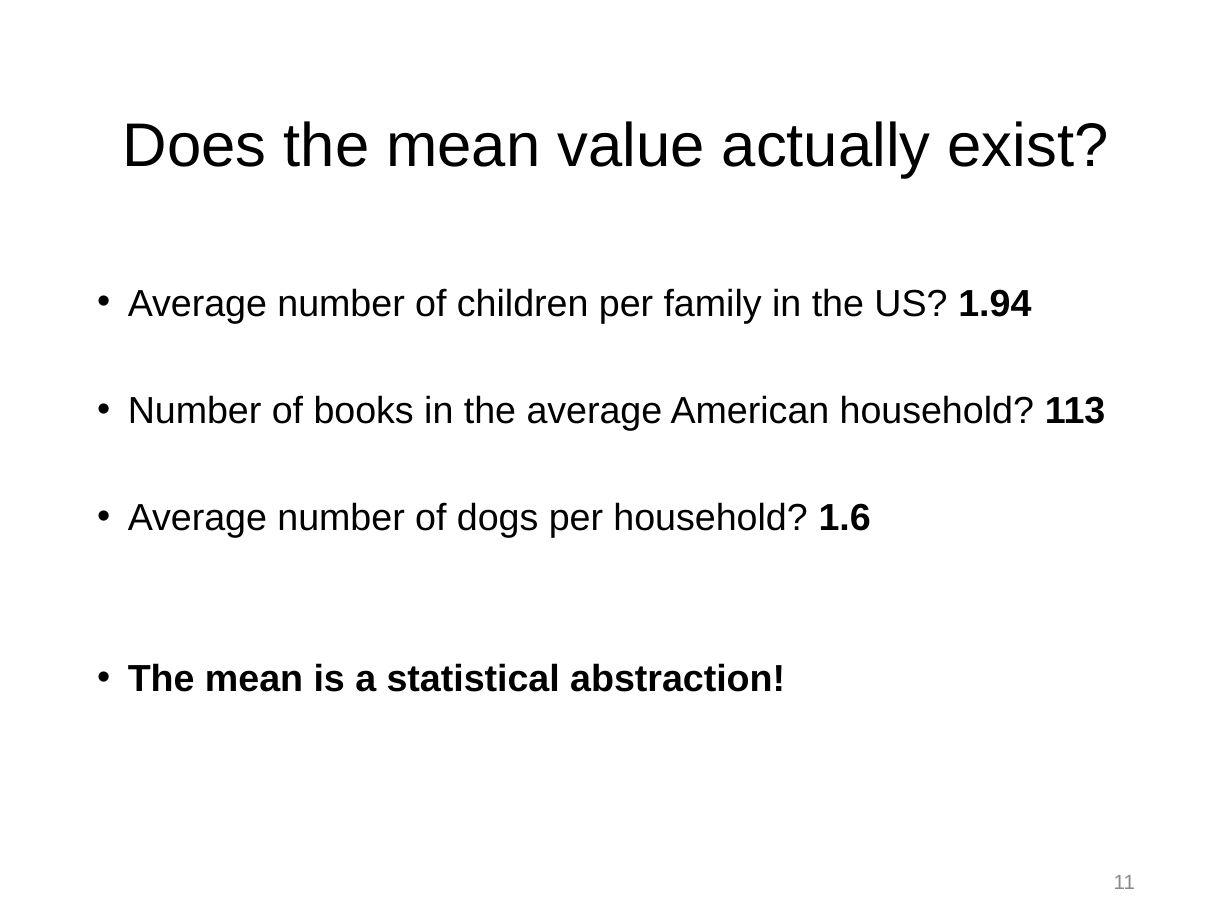
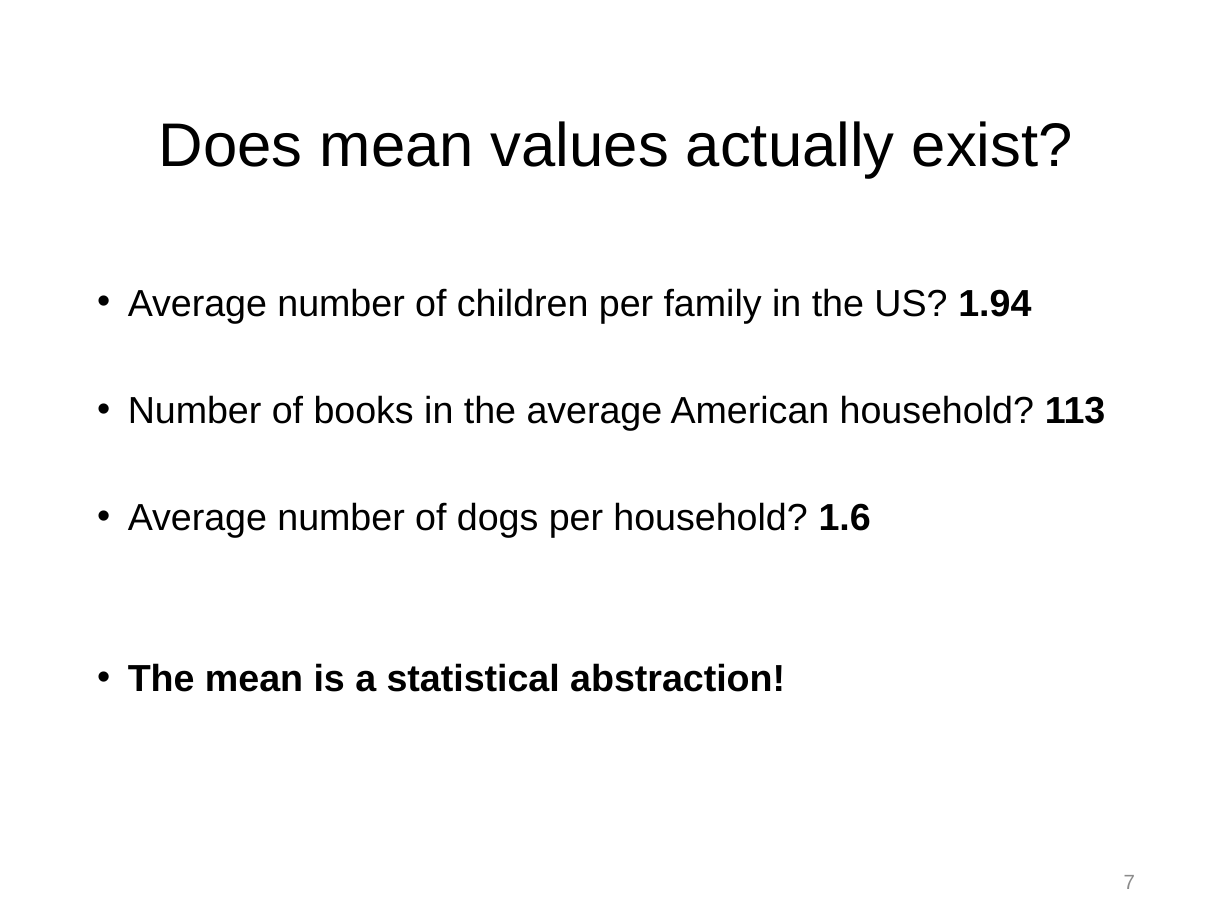
Before and after one commit to npm27/Teaching-Materials, a slide deck: slide 7 of Stats/Slides/2 Chapter 2 Slides.pptx (slide 11 before the commit). Drawn at 1232x924 pixels with LibreOffice and Linux fonts; fonts in the diff are those of the drawing. Boxes give left, top, right and bottom in pixels: in the first picture for what was removed or moved away, otherwise in the second. Text is boxed around its words. In the diff, an @@ line names an element or a change of style, - is before the commit and + after.

```diff
--- a/Stats/Slides/2 Chapter 2 Slides.pptx
+++ b/Stats/Slides/2 Chapter 2 Slides.pptx
@@ title at box(159, 121, 1073, 178): text changed @@
-Does the mean value actually exist?
+Does mean values actually exist?
@@ page number at box(1124, 875, 1135, 889): text changed @@
-11
+7
```
Also in this commit, not shown: 6 other slides changed, 6 slides removed, 3 other files.
